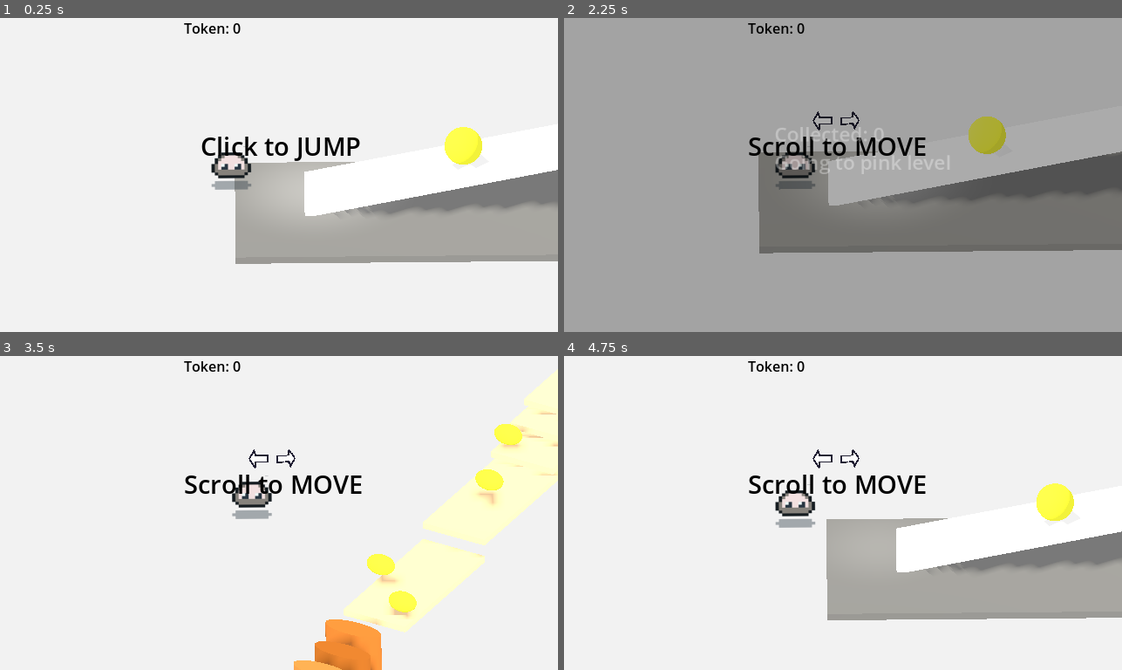
Above: before the commit, frames 1-4 (two rows, left to right).
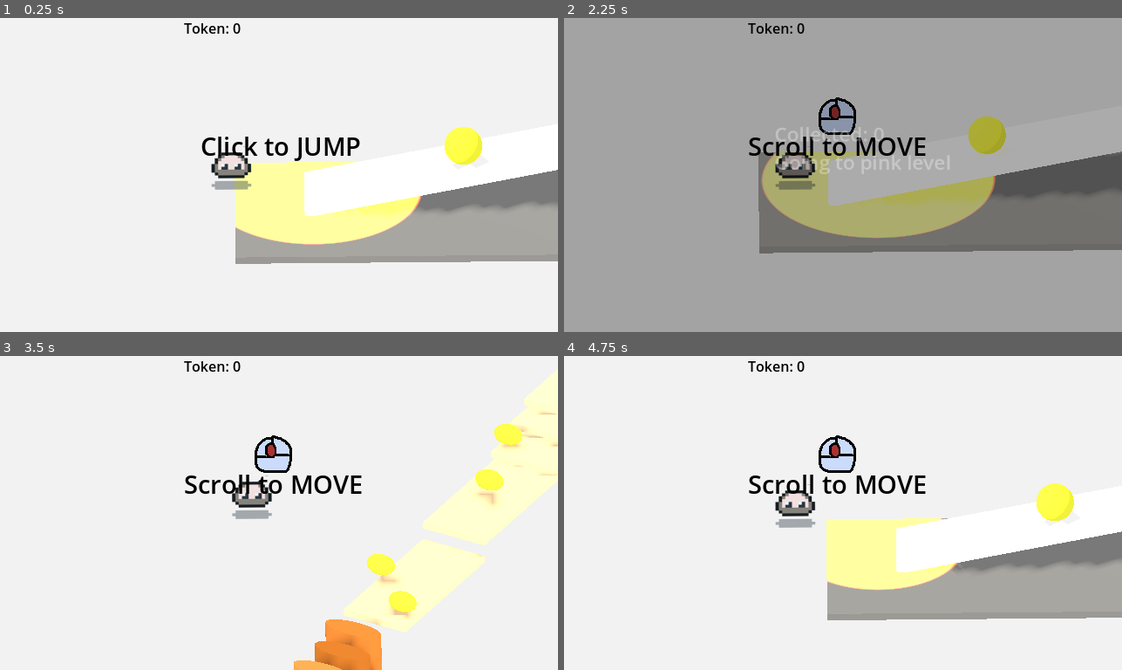
Above: after the commit, the same moments.

Repository: Beaily/JellyPoP
Game: Godot game, scene res://main.tscn
Same seed, same stepped clock (60 frames per second), same inputs: the game is played once before the commit and once after it.
Inputs (mouse positions are in pixels of both pictures, inside the frame that each line leads up to):
- Up to frame 1 (0.25 s): no input
- Up to frame 2 (2.25 s): tap Enter at 0.5, 2 s; move the mouse to (965, 159) at 0.52 s; tap 1 at 0.6 s; click (965, 159) at 0.67 s; tap Space at 1.25 s; drag from (731, 190) to (815, 237) at 1.27 s; move the mouse to (898, 105) at 2.02 s; tap 3 at 2.1 s; click (898, 105) at 2.17 s
- Up to frame 3 (3.5 s): tap Space at 2.75 s; drag from (251, 575) to (111, 465) at 2.77 s
- Up to frame 4 (4.75 s): move the mouse to (1010, 560) at 3.52 s; tap R at 3.6 s; click (1010, 560) at 3.67 s; drag from (675, 465) to (759, 434) at 4.27 s

The runs differ from the first frame. In frame 1, 4.9% of the frame differs, in the area x 42-76%, y 45-73%; in frame 2, 6.3%, in the area x 35-78%, y 25-71%; in frame 3, 0.7%; in frame 4, 4.0%.

Commit message:
修改arrow

Diff:
--- a/Scenes/canvas_layer.tscn
+++ b/Scenes/canvas_layer.tscn
@@ -1,7 +1,7 @@
 [gd_scene load_steps=4 format=3 uid="uid://ebq266m7ly7q"]
 
 [ext_resource type="Script" uid="uid://kbr0btupvcrg" path="res://canvas_layer.gd" id="1_5oaki"]
-[ext_resource type="Texture2D" uid="uid://bsj1wvk0v0nkq" path="res://Arts/精灵-0002-Sheet.png" id="2_q85f0"]
+[ext_resource type="Texture2D" uid="uid://cfgrmn72hvb18" path="res://Arts/mouse.png" id="2_q85f0"]
 
 [sub_resource type="LabelSettings" id="LabelSettings_5oaki"]
 font_size = 21
@@ -52,9 +52,9 @@
 [node name="Arrow" type="TextureRect" parent="."]
 visible = false
 offset_left = 281.0
-offset_top = 87.0
+offset_top = 79.0
 offset_right = 345.0
-offset_bottom = 151.0
+offset_bottom = 143.0
 texture = ExtResource("2_q85f0")
 
 [node name="TokenHint" type="RichTextLabel" parent="."]
--- a/main.tscn
+++ b/main.tscn
@@ -147,6 +147,7 @@
 transform = Transform3D(1, 0, 0, 0, 1, 0, 0, 0, 1, 0, 1.04461, 0)
 pixel_size = 0.07
 billboard = 2
+no_depth_test = true
 sprite_frames = SubResource("SpriteFrames_82xsv")
 animation = &"squat"
 
@@ -176,9 +177,10 @@
 
 [node name="OmniLight3D" type="OmniLight3D" parent="Player"]
 transform = Transform3D(1, 0, 0, 0, 1, 0, 0, 0, 1, -1.12862, 4.44749, -5.28919)
-light_color = Color(0.991164, 0.991164, 0.991164, 1)
+light_color = Color(0.752941, 0.129412, 0, 1)
 light_energy = 4.778
 omni_range = 8.909
+omni_attenuation = -4.555
 
 [node name="Level_Black" parent="." instance=ExtResource("2_0xm2m")]
 
Binary file added: Arts/mouse.png
Not shown, added: Arts/mouse.png.import
